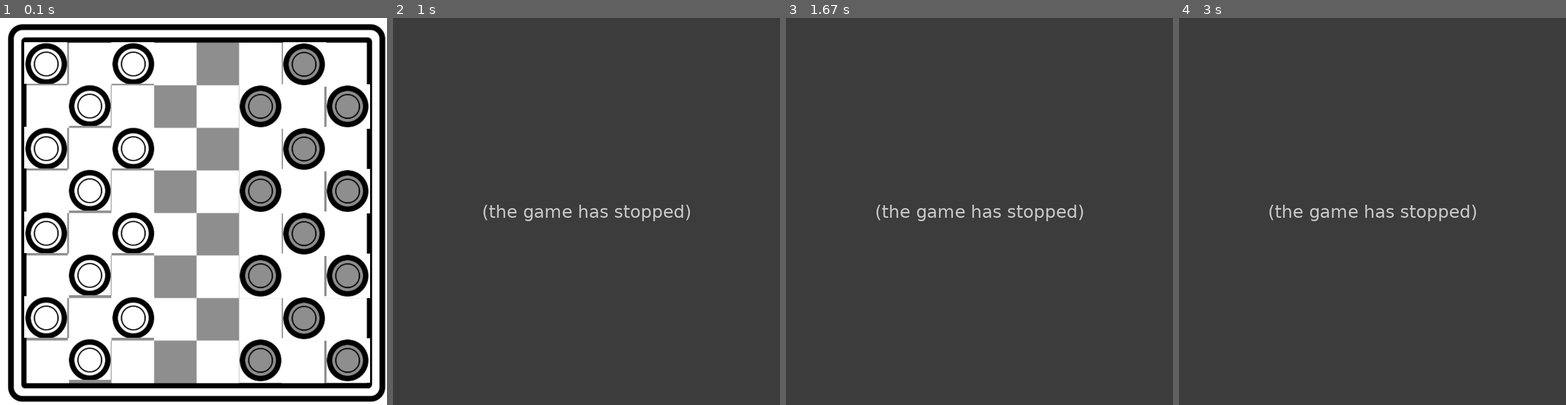
Above: before the commit, frames 1-4 (left to right).
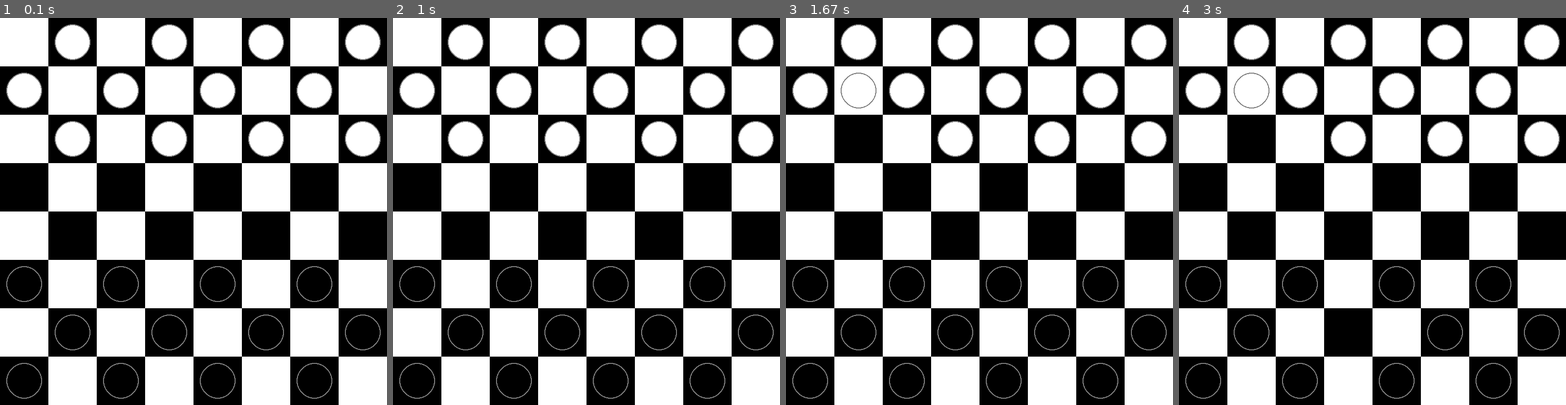
Above: after the commit, the same moments.

Repository: Blasetvrtumi/PdPygame
Game: pygame game, started from our_cozy_games/checkers.py
The game is run twice, just before and just after one commit, with the same random seed, the same clock (stepped at 60 frames per second) and the same inputs.
Inputs (mouse positions are in pixels of both pictures, inside the frame that each line leads up to):
- Up to frame 1 (0.1 s): no input
- Up to frame 2 (1 s): press the mouse at (586, 238) at 0.37 s; move the mouse to (540, 226) at 0.47 s; release the mouse at (493, 215) at 0.6 s; click (466, 153) at 0.72 s
- Up to frame 3 (1.67 s): click (878, 68) at 1.05 s; click (960, 312) at 1.42 s
- Up to frame 4 (3 s): click (1473, 273) at 1.92 s

The runs differ from the first frame. In frame 1, 64% of the frame differs, in the area x 0-100%, y 0-100%; in frame 2, 100%; in frame 3, 100%; in frame 4, 100%.
Error before the commit: AttributeError: 'Piece' object has no attribute 'move' (checkers.py line 91); the game stopped at 0.77 s (later frames are placeholders)

Commit message:
Checkers game working

Diff:
--- a/our_cozy_games/checkers.py
+++ b/our_cozy_games/checkers.py
@@ -1,98 +1,234 @@
 import pygame
-import os   #To manage wd
+import sys  #To exit
 
 WIDTH = 800
 HEIGHT = 800
-bg_color = (255,255,255)
-text_color = (0,0,0)
+SQUARESIZE = WIDTH // 8
+BLACK = (0, 0, 0)
+WHITE = (255, 255, 255)
+
+bg_color = BLACK
+text_color = WHITE
 
 class Piece:
-    def __init__(self, image, cords):
-        self.image = image
-        self.cords = cords
-
-    def mover(self, comible:bool):
-        #Evento para notar teclas
-
-        pass
-
-def get_elements():
-    '''Gets all the elements we need in the correct format.'''
-    carpeta = './static/src'
-    background = pygame.image.load(os.path.join(carpeta, 'big_cheeckers (1).png')).convert()
-    white_piece = pygame.image.load(os.path.join(carpeta, 'cheeckers_white_piece.png')).convert()
-    black_piece = pygame.image.load(os.path.join(carpeta, 'cheeckers_black_piece.png')).convert()
-    return background, white_piece, black_piece
-
-def clicked_piece(objects, pos, turn):
-    for o in objects[0]:    #Las blancas
-            (x1, y1) = o.cords
-            if pos >= o.cords and pos <= (x1 + 45, y1 + 45):
-                if turn == 0:
-                    return o
+    def __init__(self, color, row, col):
+        self.color = color
+        self.row = row
+        self.col = col
+        self.king = False
+        self.validMoves = {}
+
+        if self.color == BLACK:
+            self.direction = -1
+        else:
+            self.direction = 1
+
+        self.x = 0
+        self.y = 0
+        self.calcPos()
+
+    def calcPos(self):
+        self.x = SQUARESIZE * self.col + SQUARESIZE // 2
+        self.y = SQUARESIZE * self.row + SQUARESIZE // 2
+
+    def convertKing(self):
+        self.king = True
+
+    def draw(self, screen):
+        radius = SQUARESIZE // 2 - 15
+        pygame.draw.circle(screen, (128, 128, 128), (self.x, self.y), radius + 2)
+        pygame.draw.circle(screen, self.color, (self.x, self.y), radius)
+        if self.king:
+            crown = pygame.image.load("./static/src/crown.png")
+            crown = pygame.transform.scale(crown, (44, 25))
+            screen.blit(crown, (self.x - crown.get_width()//2, self.y - crown.get_height()//2))
+
+    def move(self, row, col):
+        self.row = row
+        self.col = col
+        self.calcPos()
+
+    def getValidMoves(self):
+        return self.validMoves
+
+class Board:
+    def __init__(self):
+        self.board = []
+        self.blackLeft = self.whiteLeft = 12
+        self.blackKings = self.whiteKings = 0
+        self.create()
+
+    def create(self):
+        for row in range(8):
+            self.board.append([])
+            for col in range(8):
+                if col % 2 == ((row + 1) % 2):
+                    if row < 3:
+                        self.board[row].append(Piece(WHITE, row, col))
+                    elif row > 4:
+                        self.board[row].append(Piece(BLACK, row, col))
+                    else:
+                        self.board[row].append(0)
                 else:
-                    return None
-    for o in objects[1]:    #Las negras
-            (x1, y1) = o.cords
-            if pos >= o.cords and pos <= (x1 + 45, y1 + 45):
-                if turn == 1:
-                    return o
-                else:
-                    return None
-    else:
-        return None
-
-def comible(piece, objects):
-    '''for list in objects:
-        for o in list:
-            if o.cords == piece.ords: #+- diferencia'''
-    pass
+                    self.board[row].append(0)
+
+    def draw(self, screen):
+        self.drawTiles(screen)
+        for row in range(8):
+            for col in range(8):
+                piece = self.board[row][col]
+                if piece != 0:
+                    piece.draw(screen)
+
+    def drawTiles(self, screen):
+        screen.fill(BLACK)
+        for row in range(8):
+            for col in range(row % 2, 8, 2):
+                pygame.draw.rect(screen, WHITE, (row * SQUARESIZE, col * SQUARESIZE, SQUARESIZE, SQUARESIZE))
+
+    def move(self, piece, row, col):
+        self.board[piece.row][piece.col], self.board[row][col] = self.board[row][col], self.board[piece.row][piece.col]
+        piece.move(row, col)
+
+        if row == 7 or row == 0:
+            piece.convertKing()
+            if piece.color == WHITE:
+                self.whiteKings += 1
+            else:
+                self.blackKings += 1
+
+
+    def getPiece(self, row, col):
+        return self.board[row][col]
+
+    def getValidMoves(self, piece):
+        moves = {}
+        if (self.board[piece.row + 1][piece.col + 1] == 0):
+            moves.update({(piece.row + 1, piece.col + 1): None})
+        if (self.board[piece.row - 1][piece.col + 1] == 0):
+            moves.update({(piece.row - 1, piece.col + 1): None})
+        if (self.board[piece.row + 1][piece.col - 1] == 0):
+            moves.update({(piece.row + 1, piece.col - 1): None})
+        if (self.board[piece.row - 1][piece.col - 1] == 0):
+            moves.update({(piece.row - 1, piece.col - 1): None})
+        return moves
+
+class Game:
+    def __init__(self, screen):
+        self._init()
+        self.screen = screen
+
+    def _init(self):
+        self.selected = None
+        self.board = Board()
+        self.turn = BLACK
+        self.validMoves = {}
+
+    def update(self):
+        self.board.draw(self.screen)
+        self.drawValidMoves(self.validMoves)
+        pygame.display.update()
+
+    def reset(self):
+        self._init()
+
+    def select(self, row, col):
+        if self.selected:
+            result = self._move(row, col)
+            if not result:
+                self.selected = None
+                self.select(row, col)
+
+        piece = self.board.getPiece(row, col)
+        if piece != 0 and piece.color == self.turn:
+            self.selected = piece
+            self.validMoves = self.board.getValidMoves(piece)
+            return True
+
+        return False
+
+    def _move(self, row, col):
+        piece = self.board.getPiece(row, col)
+        if self.selected and piece == 0 and (row, col) in self.validMoves:
+            self.board.move(self.selected, row, col)
+            skipped = self.validMoves[(row, col)]
+            if skipped:
+                self.board.remove(skipped)
+            self.changeTurn()
+        else:
+            return False
+
+        return True
+
+    def drawValidMoves(self, moves):
+        for move in moves:
+            row, col = move
+            pygame.draw.circle(self.screen, (0, 0, 255), (col * SQUARESIZE + SQUARESIZE // 2, row * SQUARESIZE + SQUARESIZE // 2), 15)
+
+    def changeTurn(self):
+        self.validMoves = {}
+        if self.turn == BLACK:
+            self.turn = WHITE
+        else:
+            self.turn = BLACK
+
+def getBoardPos(pos):
+    x, y = pos
+    row = y // SQUARESIZE
+    col = x // SQUARESIZE
+    return row, col
 
 def run():
     #Screen settings
     pygame.init()
-    screen = pygame.display.set_mode((WIDTH,HEIGHT))
+    screen = pygame.display.set_mode((WIDTH, HEIGHT))
     clock = pygame.time.Clock()   #Needed for fps
 
-    #Get elements needed
-    background, white_piece, black_piece = get_elements()
-    black_pieces = []
-    white_pieces = []
-    for i in range(4): #12 piezas
-        white_pieces.append(Piece(white_piece, (50, i*175+50)))
-        black_pieces.append(Piece(black_piece, (495, i*175+137.5)))
-    for i in range(4): #12 piezas
-        white_pieces.append(Piece(white_piece, (140, i*175+137.5)))
-        black_pieces.append(Piece(black_piece, (585, i*175+50)))
-    for i in range(4): #12 piezas
-        white_pieces.append(Piece(white_piece, (230, i*175+50)))
-        black_pieces.append(Piece(black_piece, (675, i*175+137.5)))
-    objects = [white_pieces, black_pieces]
-    turn = 0
-
+    drawSquares(screen)
+    board = Board()
+    selectedPiece = None
+    game = Game(screen)
 
     # Mantener la ventana abierta hasta que se cierre
     running = True
     while running:
-        screen.blit(background, (0,0))
-        for l in objects:
-            for o in l:
-                screen.blit(o.image, o.cords)
+        clock.tick(60)
         pygame.display.flip()
+
+        '''if game.turn == BLACK:
+            print("Turno de las negras")
+        else:
+            print("Turno de las blancas")'''
 
         for event in pygame.event.get():
             if event.type == pygame.QUIT:
                 running = False
 
-            elif event.type == pygame.MOUSEBUTTONUP:
+            elif event.type == pygame.MOUSEBUTTONDOWN:
                 pos = pygame.mouse.get_pos()
-                piece = clicked_piece(objects, pos, turn)
-                if piece:
-                    piece.move(comible(piece, objects))
-                #if game_finished():
-                    #pass
+                row, col = getBoardPos(pos)
+                game.select(row, col)
+                if selectedPiece:
+                    board.move(selectedPiece, row, col)
+                    selectedPiece = None
+                else:
+                    piece = board.board[row][col]
+                    if piece != 0:
+                        selectedPiece = piece
+
+        game.update()
+
+        board.draw(screen)
+        pygame.display.flip()
+
+def drawSquares(screen):
+    screen.fill(WHITE)
+    for row in range(8):
+        for col in range(row % 2, 8, 2):
+            pygame.draw.rect(screen, BLACK, (row * SQUARESIZE, col * SQUARESIZE, SQUARESIZE, SQUARESIZE))
 
 
 if __name__ == '__main__':
     run()
     pygame.quit()
+    sys.exit()
--- a/our_cozy_games/menu_maker.py
+++ b/our_cozy_games/menu_maker.py
@@ -10,16 +10,17 @@
 update_loading = pygame.USEREVENT + 0
 atras = False
 
-juegos = [{'nombre': "Tres en raya (2p)", 'programa': tic_tac_toe},{'nombre': None, 'programa': None}, {'nombre': "Nonograma", 'programa': nonograma}]
+juegos = [
+    {'nombre': "Tres en raya (2p)", 'programa': tic_tac_toe},
+    {'nombre': "Damas", 'programa': checkers}
+]
 
 def set_juegos(numero):
-    try:
+    if numero < len(juegos):
         nombre = juegos[numero]['nombre']
         programa = juegos[numero]['programa']
-        print(programa)
         return nombre, programa.run
-
-    except:
+    else:
         error_page()
         return None, None
 
Binary file added: our_cozy_games/static/src/crown.png
